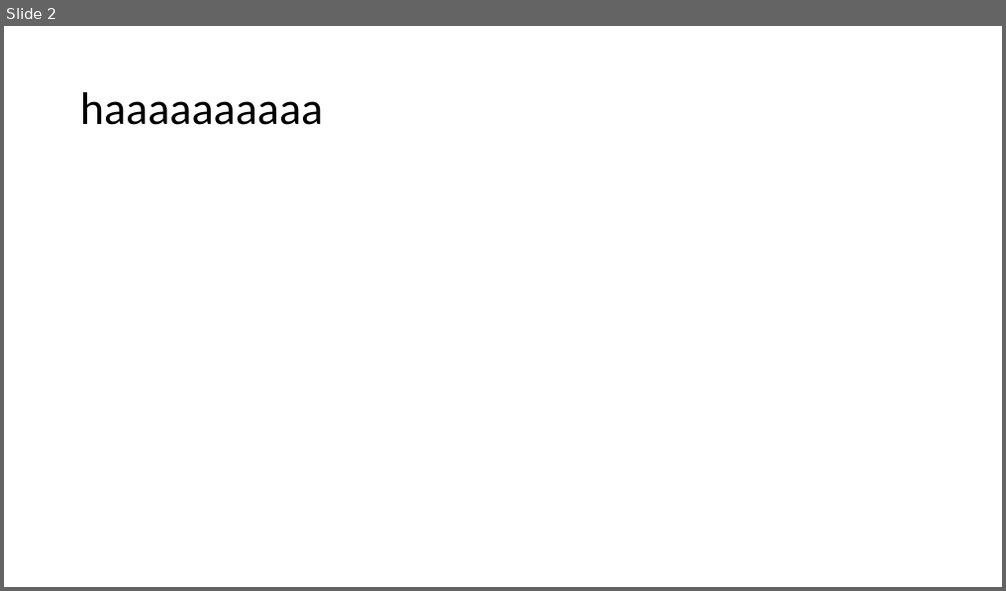
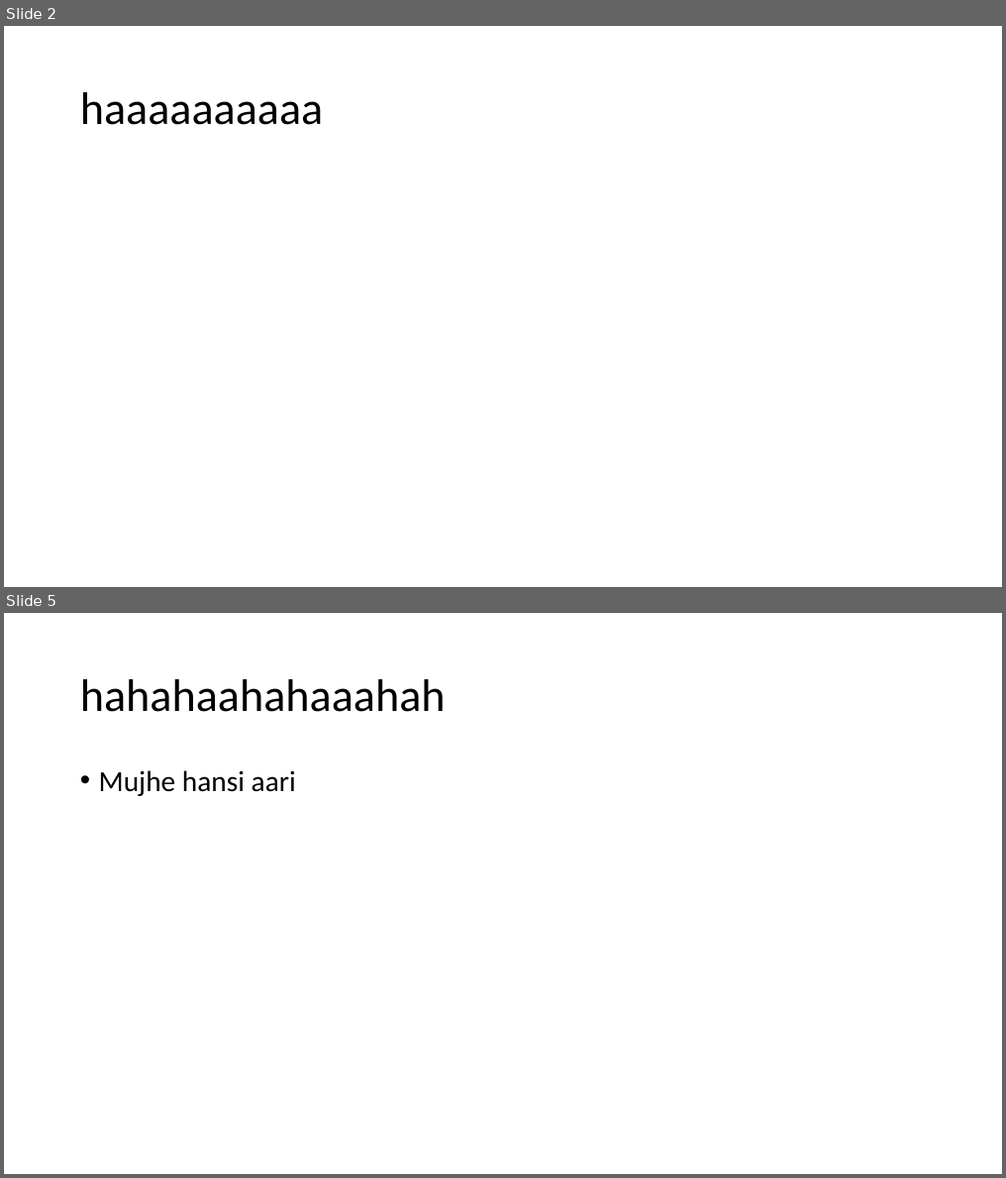
Before and after one commit to trashav/huihuihui, a slide deck: New Microsoft PowerPoint Presentation.pptx. Shown one above the other, each under a label of ours: slide 2 before the commit, slides 2 and 5 after it; the slides between them are not shown. The pictures are 1006x591 and 1006x1178 pixels, drawn with LibreOffice and Linux fonts; fonts in the diff are those of the drawing. Boxes give left, top, right and bottom in pixels: in the first picture for what was removed or moved away, otherwise in the second. Text is boxed around its words. In the diff, an @@ line names an element or a change of style, - is before the commit and + after.

Commit message:
working with git

```diff
--- a/New Microsoft PowerPoint Presentation.pptx
+++ b/New Microsoft PowerPoint Presentation.pptx
@@ slide 5 added at [4, 613, 1002, 1174], background #FFFFFF @@
@@ title added at [80, 679, 446, 712], 44 pt, text #000000 @@
+hahahaahahaaahah
@@ text added at [99, 770, 296, 796], 28 pt, text #000000 @@
+• Mujhe hansi aari
```
Also in this commit, not shown: 2 other slides added.
